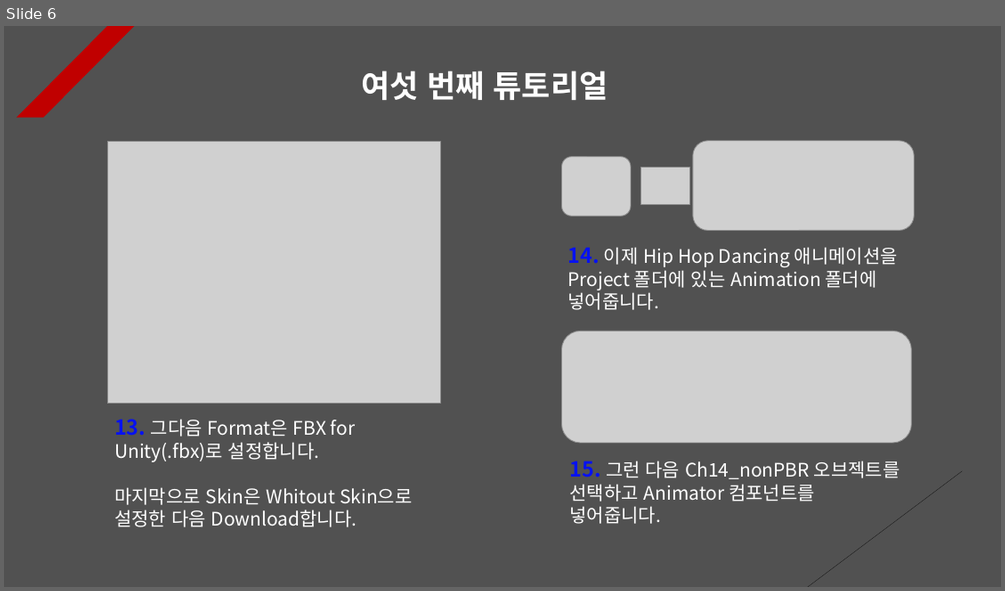
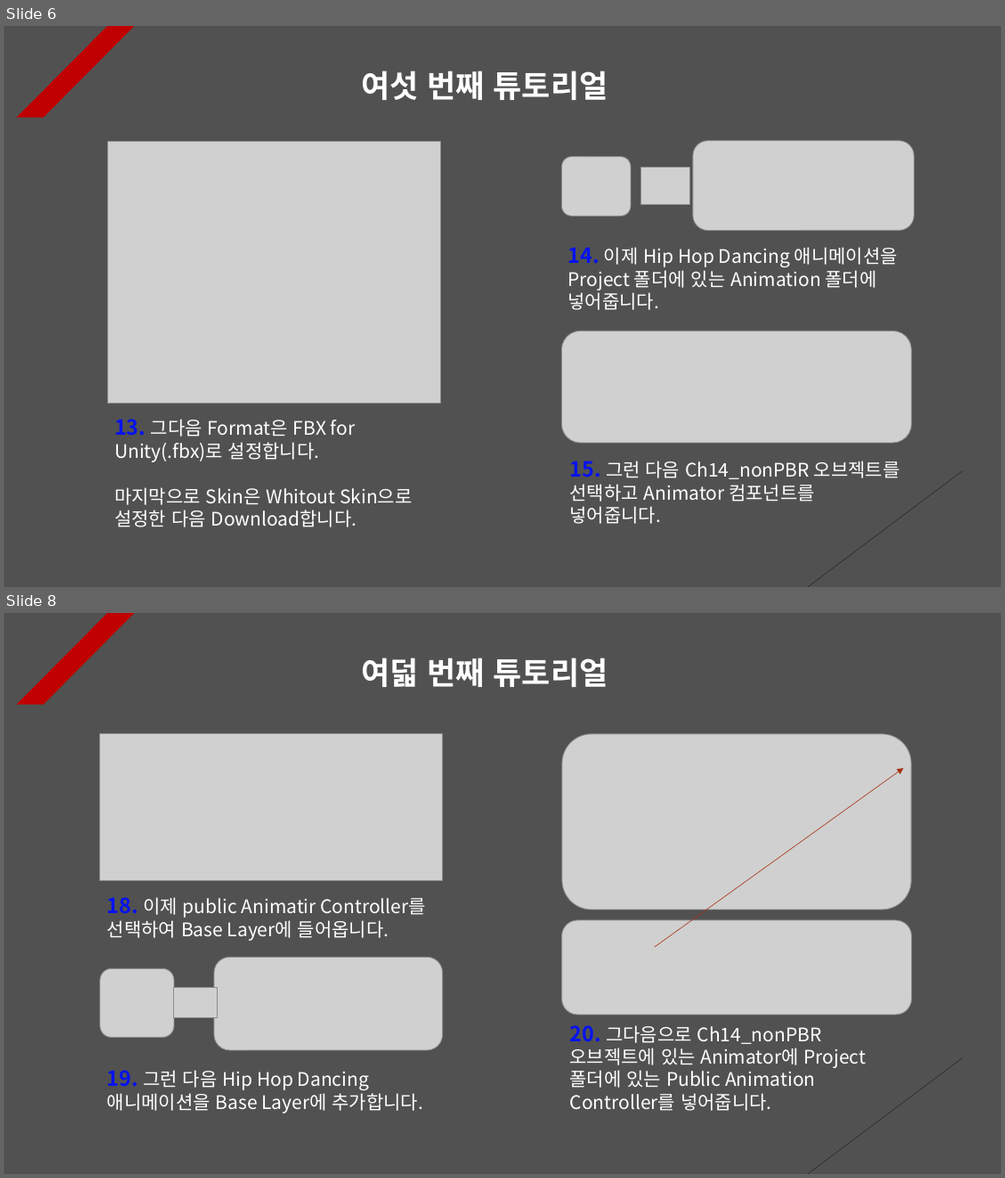
Before and after one commit to Unity2033/3D-UnityEngine, a slide deck: Assets/Class/Animation Retargeting/PPT Data/Animation Retargeting Example.pptx. Shown one above the other, each under a label of ours: slide 6 before the commit, slides 6 and 8 after it; the slides between them are not shown. The pictures are 1005x591 and 1005x1178 pixels, drawn with LibreOffice and Linux fonts; fonts in the diff are those of the drawing; grey boxes stand for pictures. Boxes give left, top, right and bottom in pixels: in the first picture for what was removed or moved away, otherwise in the second. Text is boxed around its words. In the diff, an @@ line names an element or a change of style, - is before the commit and + after.

```diff
--- a/Assets/Class/Animation Retargeting/PPT Data/Animation Retargeting Example.pptx
+++ b/Assets/Class/Animation Retargeting/PPT Data/Animation Retargeting Example.pptx
@@ slide 8 added at bbox=[4, 613, 1001, 1174], background #515151; not listed: 2 template elements that a slide beside it also shows @@
@@ text added at bbox=[361, 657, 608, 687], 30 pt, text #FFFFFF, bold @@
+여덟 번째 튜토리얼
@@ picture added at bbox=[100, 734, 442, 881] @@
@@ picture added at bbox=[562, 734, 911, 910] @@
@@ arrow added from (655, 947) to (904, 768), #A5300F 0.5 pt dashed @@
@@ text added at bbox=[107, 897, 427, 941], 18 pt, text #FFFFFF @@
+18. 이제 public Animatir Controller를 선택하여 Base Layer에 들어옵니다.
@@ picture added at bbox=[562, 920, 912, 1014] @@
@@ picture added at bbox=[214, 957, 443, 1051] @@
@@ picture added at bbox=[100, 968, 174, 1037] @@
@@ picture added at bbox=[173, 988, 217, 1018] @@
@@ text added at bbox=[570, 1025, 866, 1111], 18 pt, text #FFFFFF @@
+20. 그다음으로 Ch14_nonPBR 오브젝트에 있는 Animator에 Project 폴더에 있는 Public Animation Controller를 넣어줍니다.
@@ text added at bbox=[107, 1070, 423, 1113], 18 pt, text #FFFFFF @@
+19. 그런 다음 Hip Hop Dancing 애니메이션을 Base Layer에 추가합니다.
```
Also in this commit, not shown: 1 slide changed, 7 other slides added, 20 other files.
